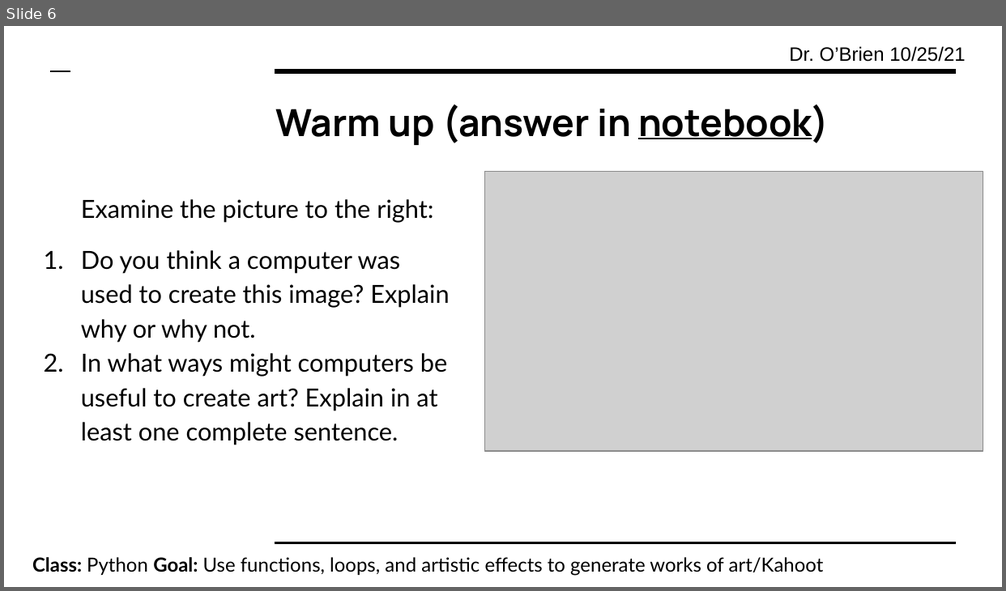
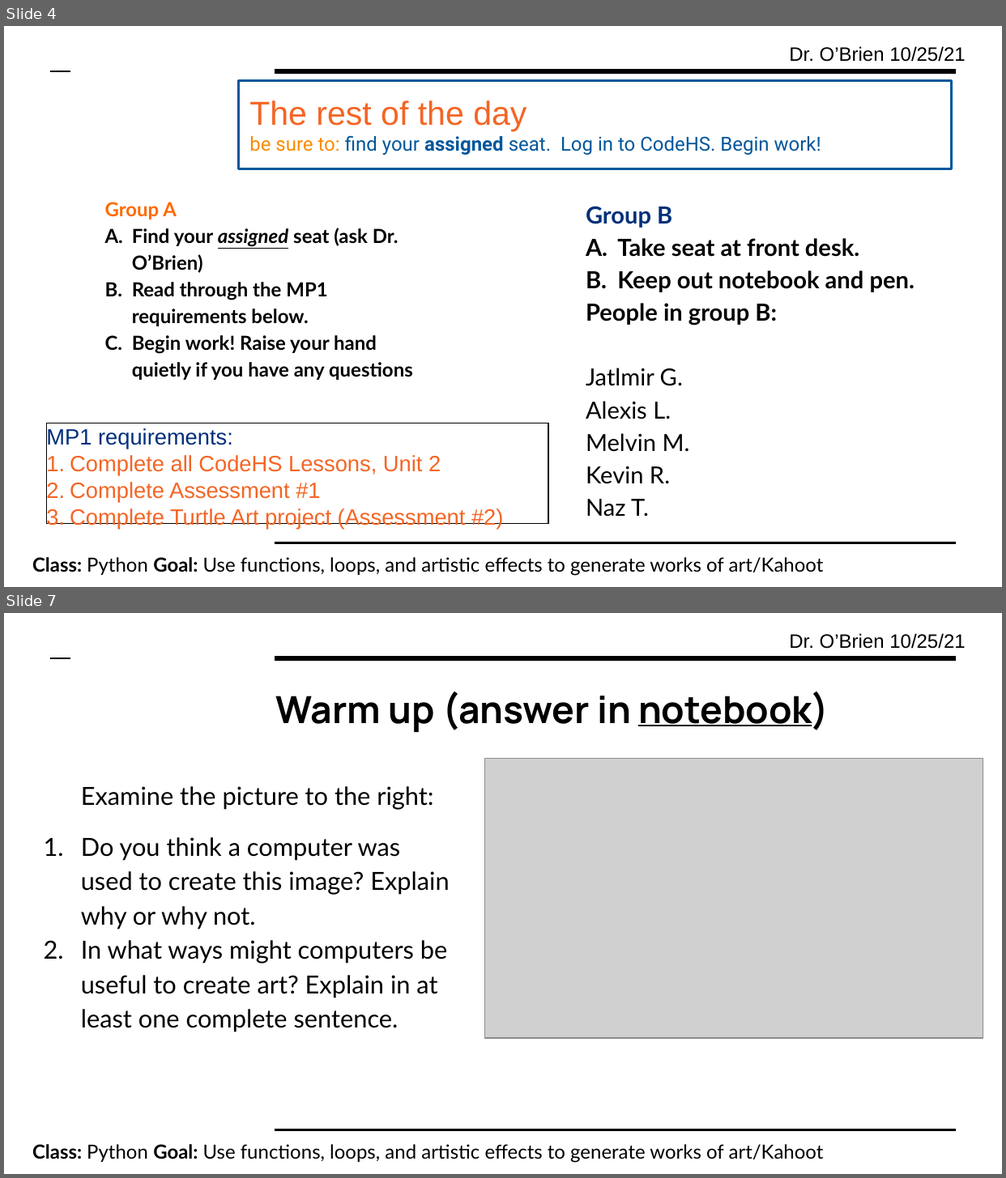
Before and after one commit to cobrien87/work, a slide deck: Print/lesson_61_python.pptx. Shown one above the other, each under a label of ours: slide 6 before the commit, slides 4 and 7 after it; the slides between them are not shown. The pictures are 1006x591 and 1006x1178 pixels, drawn with LibreOffice and Linux fonts; fonts in the diff are those of the drawing; grey boxes stand for pictures; background and template pictures are left out. Boxes give left, top, right and bottom in pixels: in the first picture for what was removed or moved away, otherwise in the second. Text is boxed around its words. In the diff, an @@ line names an element or a change of style, - is before the commit and + after.

```diff
--- a/Print/lesson_61_python.pptx
+++ b/Print/lesson_61_python.pptx
@@ slide 4 added at box(4, 26, 1002, 587), background #FFFFFF; not listed: 5 template elements that a slide beside it also shows @@
@@ rectangle added at box(239, 81, 952, 169), fill #FFFFFF, outline #01579B 2 pt @@
@@ text added at box(249, 101, 821, 155), 14 pt, text #01579B @@
+The rest of the day
+be sure to: find your assigned seat. Log in to CodeHS. Begin work!
@@ text added at box(105, 202, 413, 380), 14 pt, text #000000, bold @@
+Group A
+A. Find your assigned seat (ask Dr. O’Brien)
+B. Read through the MP1 requirements below.
+C. Begin work! Raise your hand quietly if you have any questions
@@ text added at box(586, 206, 914, 517), 17 pt, text #000000, bold @@
+Group B
+A. Take seat at front desk.
+B. Keep out notebook and pen.
+People in group B:
+Jatlmir G.
+Alexis L.
+Melvin M.
+Kevin R.
+Naz T.
@@ rectangle added at box(47, 423, 549, 524), outline #000000 1 pt, 16 pt, text #F46524 @@
+MP1 requirements:
+1. Complete all CodeHS Lessons, Unit 2
+2. Complete Assessment #1
+3. Complete Turtle Art project (Assessment #2)
@@ what was slide 6 is now slide 7 @@
```
Also in this commit, not shown: 7 slides changed, 1 other file.
